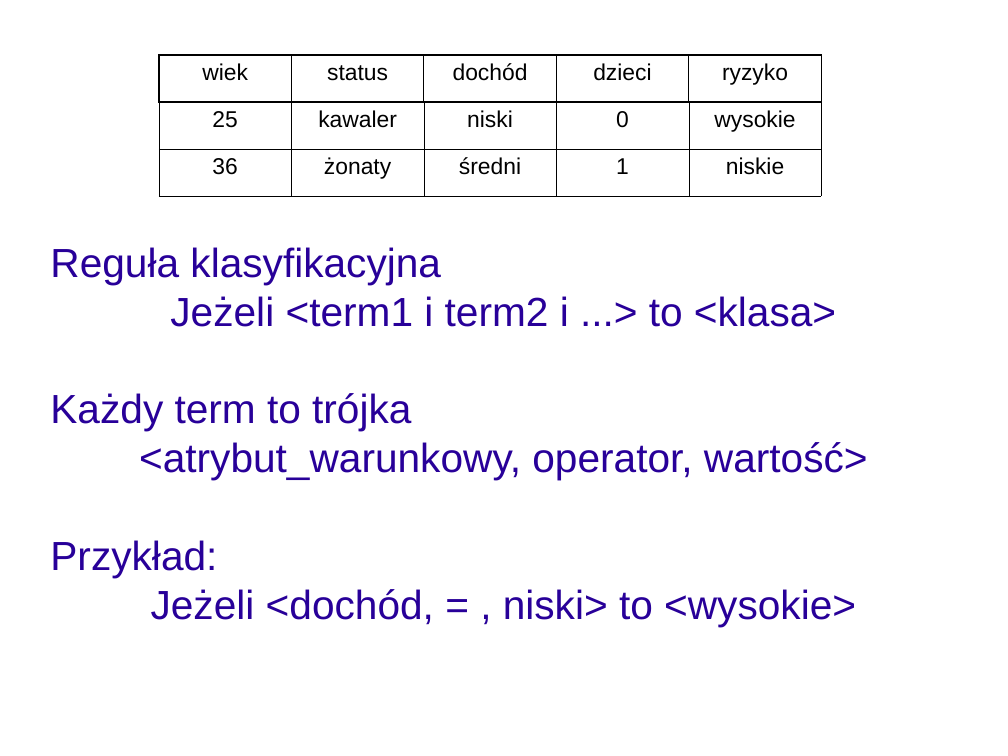
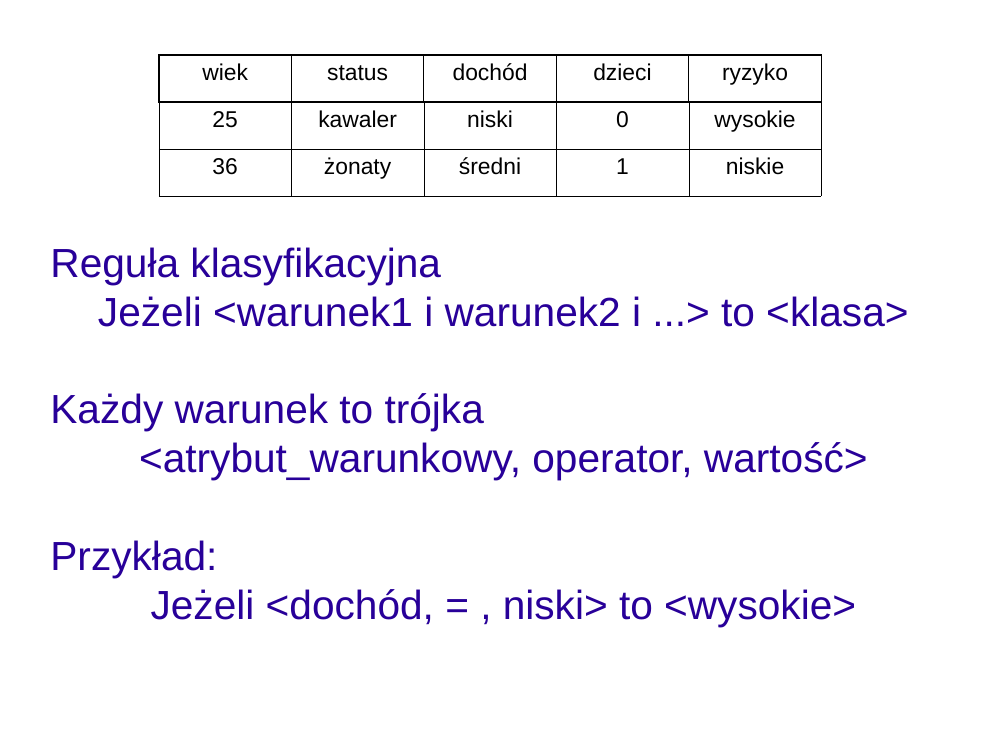
Before and after one commit to adriansidor/antminer, a slide deck: slide 6 of prezentacja_pracy_magisterskiej.odp. Drawn at 1008x756 pixels with LibreOffice and Linux fonts; fonts in the diff are those of the drawing; background and template pictures are left out. Boxes give left, top, right and bottom in pixels: in the first picture for what was removed or moved away, otherwise in the second. Text is boxed around its words. In the diff, an @@ line names an element or a change of style, - is before the commit and + after.

```diff
--- a/prezentacja_pracy_magisterskiej.odp
+++ b/prezentacja_pracy_magisterskiej.odp
@@ subtitle at (x1=50, y1=296, x2=908, y2=431): text changed @@
-Jeżeli <term1 i term2 i ...> to <klasa>
-Każdy term to trójka
+Jeżeli <warunek1 i warunek2 i ...> to <klasa>
+Każdy warunek to trójka
```
Also in this commit, not shown: 16 other slides changed, 5 slides added, 7 slides removed, 1 other file.
